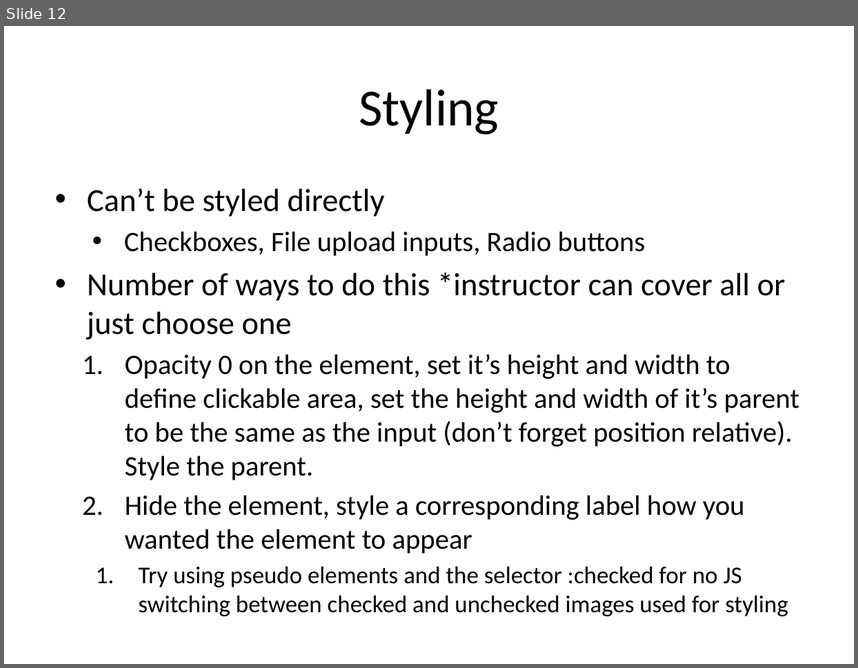
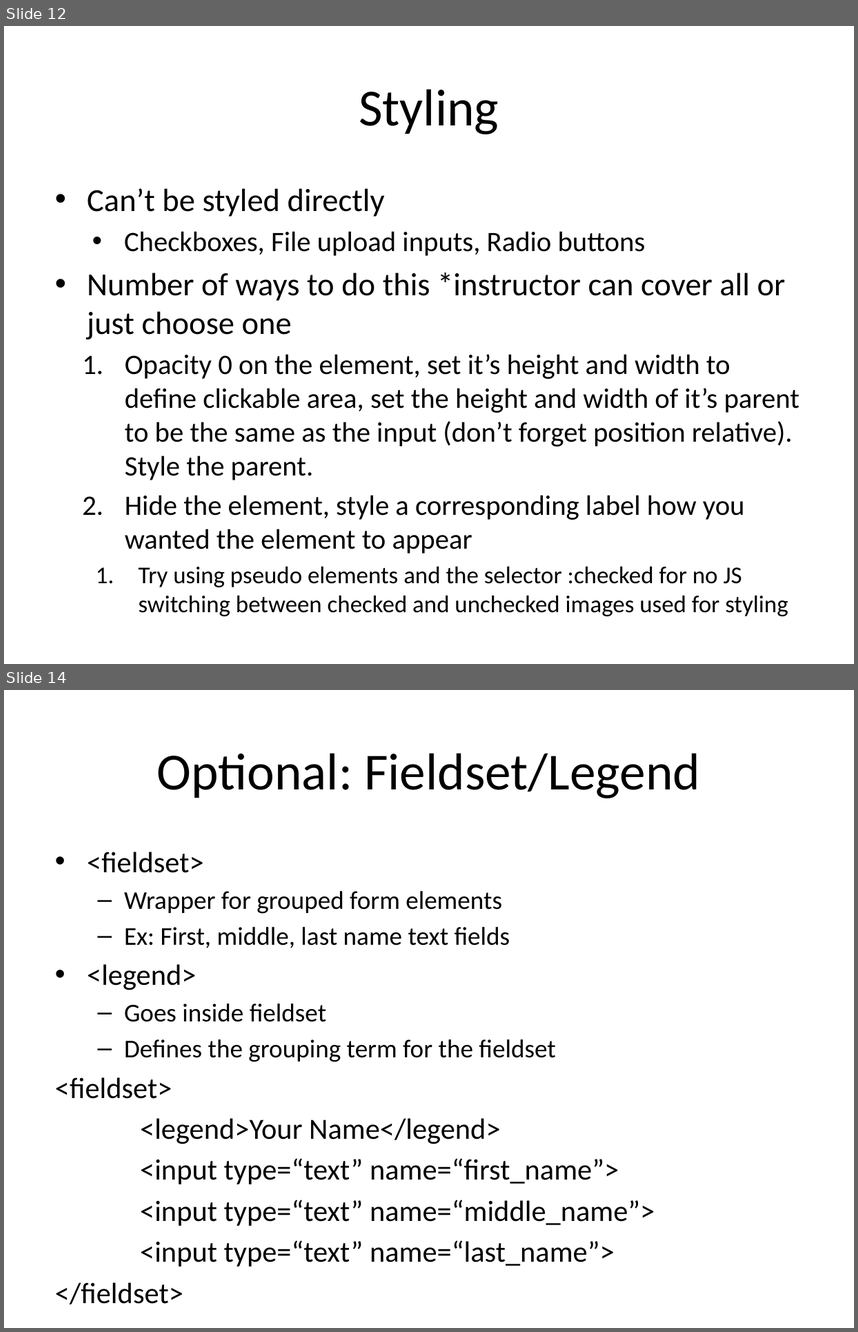
Before and after one commit to HaloZero/FEWD_Curriculum_24, a slide deck: Week_07_Forms/13_/slides/Forms_and_inputs.pptx. Shown one above the other, each under a label of ours: slide 12 before the commit, slides 12 and 14 after it; the slides between them are not shown. The pictures are 858x668 and 858x1332 pixels, drawn with LibreOffice and Linux fonts; fonts in the diff are those of the drawing. Boxes give left, top, right and bottom in pixels: in the first picture for what was removed or moved away, otherwise in the second. Text is boxed around its words. In the diff, an @@ line names an element or a change of style, - is before the commit and + after.

```diff
--- a/Week_07_Forms/13_/slides/Forms_and_inputs.pptx
+++ b/Week_07_Forms/13_/slides/Forms_and_inputs.pptx
@@ slide 14 added at (4, 690, 854, 1328), background #FFFFFF @@
@@ title added at (157, 753, 700, 798), 44 pt, text #000000 @@
+Optional: Fieldset/Legend
@@ text added at (55, 851, 655, 1266), 24.8 pt, text #000000 @@
+• <fieldset>
+  – Wrapper for grouped form elements
+  – Ex: First, middle, last name text fields
+• <legend>
+  – Goes inside fieldset
+  – Defines the grouping term for the fieldset
+<fieldset>
+<legend>Your Name</legend>
+<input type=“text” name=“first_name”>
+<input type=“text” name=“middle_name”>
+<input type=“text” name=“last_name”>
+</fieldset>
```
Also in this commit, not shown: 2 other slides added, 45 other files.
